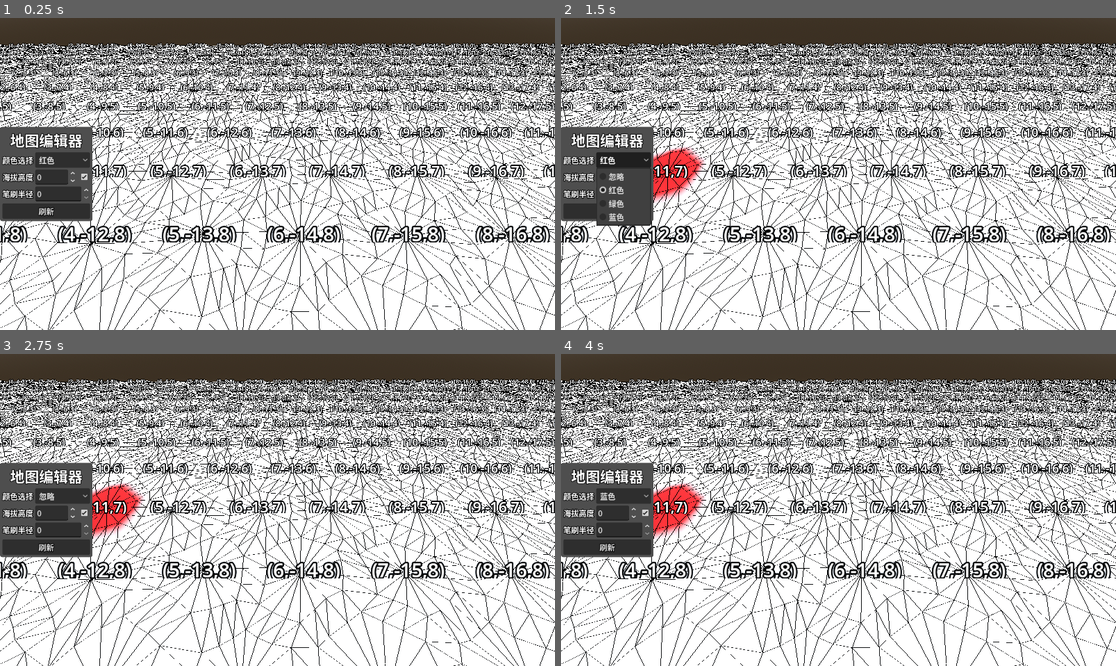
Above: before the commit, frames 1-4 (two rows, left to right).
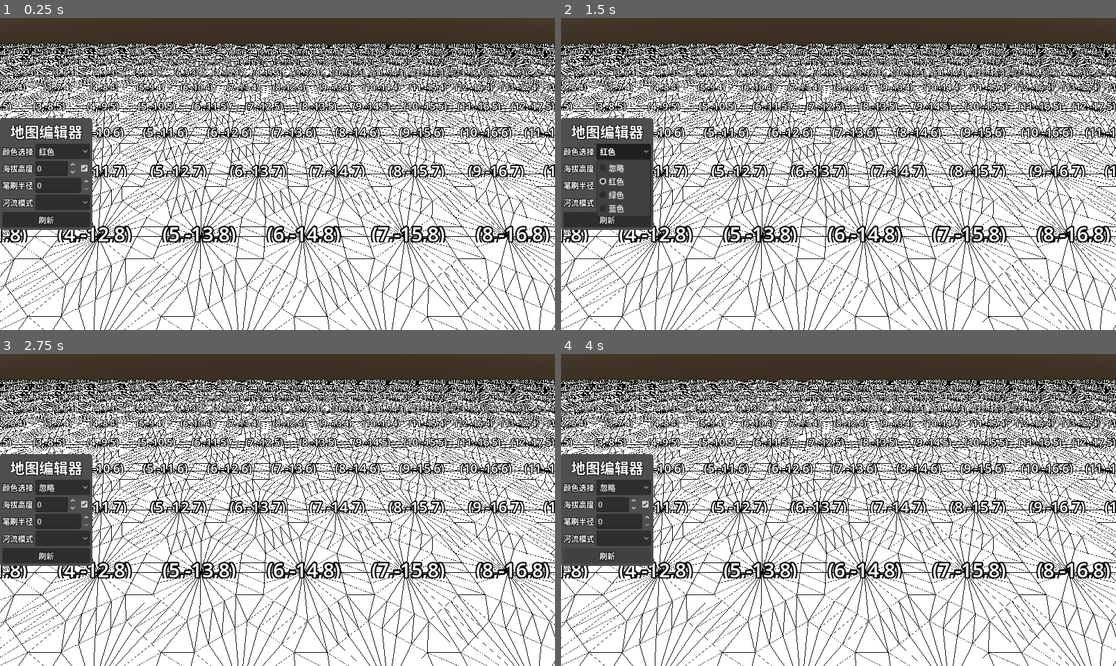
Above: after the commit, the same moments.

Repository: LiGameAcademy/godot_hex_map
Game: Godot game, scene res://scenes/main.tscn
The game is run twice, just before and just after one commit, with the same random seed, the same clock (stepped at 60 frames per second) and the same inputs.
Inputs (mouse positions are in pixels of both pictures, inside the frame that each line leads up to; where the layout moved, square brackets give the same spot in the first picture):
- Up to frame 1 (0.25 s): no input
- Up to frame 2 (1.5 s): click (622, 202) at 0.52 s; click "红色" at 1.25 s
- Up to frame 3 (2.75 s): click (83, 503) [83, 513] at 2 s
- Up to frame 4 (4 s): click "忽略" at 2.75 s; click "刷新" at 3.5 s

The runs differ from the first frame. In frame 1, 21% of the frame differs, in the area x 0-100%, y 8-100%; in frame 2, 21%; in frame 3, 21%; in frame 4, 21%.

Commit message:
19-河流：编辑器与格间河床

Diff:
--- a/scenes/main.tscn
+++ b/scenes/main.tscn
@@ -28,6 +28,7 @@
 shadow_enabled = true
 
 [node name="HexGrid" parent="." unique_id=258472898 instance=ExtResource("1_o5qli")]
+noise = null
 
 [node name="HexMapCamera" parent="." unique_id=2101402743 node_paths=PackedStringArray("grid") instance=ExtResource("2_sugp2")]
 transform = Transform3D(1, 0, 0, 0, 1, 0, 0, 0, 1, 0, 57.87253, 0)
--- a/scripts/hex_cell.gd
+++ b/scripts/hex_cell.gd
@@ -35,6 +35,11 @@
 ## 入河 / 出河方向（沿着六边形 6 个方向之一）
 var incoming_river: HexDirection
 var outgoing_river: HexDirection
+
+## 获取河床的 Y 坐标
+var stream_bed_y: float:
+	get:
+		return (elevation + HexMetrics.STREAM_BED_ELEVATION_OFFSET) * HexMetrics.ELEVATION_STEP
 
 var chunk : HexGridChunk
 
--- a/scripts/hex_map_editor.gd
+++ b/scripts/hex_map_editor.gd
@@ -1,5 +1,7 @@
 extends Node
 class_name HexMapEditor
+
+enum RiverMode { IGNORE, ADD, REMOVE }
 
 @export var hex_grid: HexGrid
 # 可以在编辑器中编辑颜色
@@ -10,12 +12,16 @@
 }
 
 @export var active_color: int = 0 # 默认画笔红色
+@export var disable_color : bool = false
 ## 当前海拔等级
 @export var active_elevation: int = 0
+@export var disable_elevation : bool = false
 @export var brush_radius: int = 0
+@export var river_mode: RiverMode = RiverMode.IGNORE
 
-@export var disable_color : bool = false
-@export var disable_elevation : bool = false
+var _previous_cell: HexCell = null
+var _is_drag: bool = false
+var _drag_direction: HexCell.HexDirection
 
 signal active_color_changed(color: Color)
 signal color_disable_changed()
@@ -27,10 +33,17 @@
 	if not is_instance_valid(hex_grid):
 		return
 
-	if event is InputEventMouseButton and event.pressed:
-		if event.button_index == MOUSE_BUTTON_LEFT:
-			_handle_click(event.position)
-
+	if event is InputEventMouseButton and event.button_index == MOUSE_BUTTON_LEFT:
+		if event.pressed:
+			# 按下时：视为新一次操作，不当作拖拽；只刷当前格（颜色/海拔），河流不生效
+			_is_drag = false
+			_handle_click_or_drag(event.position, false)
+		else:
+			_previous_cell = null
+			_is_drag = false
+	elif event is InputEventMouseMotion and (event.button_mask & MOUSE_BUTTON_MASK_LEFT) != 0:
+		# 左键按住并移动：才可能算作拖拽，此时再根据 _previous_cell 与当前格判断是否画河
+		_handle_click_or_drag(event.position, true)
 	# 按 1、2、3 切换颜色
 	#elif event is InputEventKey and event.pressed:
 		#match event.keycode:
@@ -74,7 +87,7 @@
 func refresh() -> void:
 	hex_grid.refresh()
 
-func _handle_click(mouse_pos: Vector2) -> void:
+func _handle_click_or_drag(mouse_pos: Vector2, from_motion: bool = false) -> void:
 	var camera := get_viewport().get_camera_3d()
 	if not is_instance_valid(camera):
 		push_error("HexMapEditor: camera is null")
@@ -89,12 +102,21 @@
 		return
 
 	var coords := HexCoordinates.from_position(hit_position)
-	var center_cell : HexCell = hex_grid.get_cell(coords)
-	if not is_instance_valid(center_cell):
-		push_error("HexMapEditor: cell is not valid!")
+	var current_cell : HexCell = hex_grid.get_cell(coords)
+	if not is_instance_valid(current_cell):
+		#push_error("HexMapEditor: cell is not valid!")
+		_previous_cell = null
+		_is_drag = false
 		return
 
-	_edit_cells(center_cell)
+	# 只有“按住左键并移动”时，才把“从上一格拖到当前格”当作拖拽并校验河流方向；单纯点击不触发河流
+	if from_motion and _previous_cell != null and _previous_cell != current_cell:
+		_validate_drag(current_cell)
+	else:
+		_is_drag = false
+
+	_edit_cells(current_cell)
+	_previous_cell = current_cell
 
 func _edit_cells(center: HexCell) -> void:
 	if not is_instance_valid(center):
@@ -103,7 +125,7 @@
 
 	# 半径 0：只改中心格子
 	if brush_radius <= 0:
-		_edit_cell(center)
+		_edit_cell(center, center)
 		return
 
 	var center_coords := center.coordinates
@@ -119,13 +141,32 @@
 			var coords := HexCoordinates.new(nx, nz)
 			var cell := hex_grid.get_cell(coords)
 			if is_instance_valid(cell):
-				_edit_cell(cell)
+				_edit_cell(cell, center)
 
-func _edit_cell(cell: HexCell) -> void:
+func _edit_cell(cell: HexCell, drag_center: HexCell = null) -> void:
 	if not is_instance_valid(cell):
 		push_error("HexMapEditor: cell is null")
 		return
+
+	match river_mode:
+		RiverMode.IGNORE:
+			pass
+		RiverMode.REMOVE:
+			cell.remove_river()
+		RiverMode.ADD:
+			if _is_drag and _previous_cell != null and cell == drag_center:
+				_previous_cell.set_outgoing_river(_drag_direction)
+
 	if not disable_color:
 		cell.color = colors.values()[active_color]
 	if not disable_elevation:
 		cell.elevation = active_elevation
+
+func _validate_drag(current_cell: HexCell) -> void:
+	_is_drag = false
+	for d in HexCell.HexDirection.values():
+		var neighbor := _previous_cell.get_neighbor(d)
+		if neighbor == current_cell:
+			_is_drag = true
+			_drag_direction = d
+			return
--- a/scripts/hex_mesh.gd
+++ b/scripts/hex_mesh.gd
@@ -36,13 +36,12 @@
 	var v1 := center + HexMetrics.get_first_solid_corner(direction)
 	var v2 := center + HexMetrics.get_second_solid_corner(direction)
 
-	#var e1 := v1.lerp(v2, 1.0 / 3.0)
-	#var e2 := v1.lerp(v2, 2.0 / 3.0)
-
-	#_add_triangle([center, v1, e1], [cell.color, cell.color, cell.color])
-	#_add_triangle([center, e1, e2], [cell.color, cell.color, cell.color])
-	#_add_triangle([center, e2, v2], [cell.color, cell.color, cell.color])
-	var edge := _make_edge(v1, v2)
+	var edge := _make_edge(v1, v2, 0.2)
+
+	# 有河时：只压低中间顶点，形成斜壁沟槽
+	if cell.has_river_through_edge(direction):
+		edge[2].y = cell.stream_bed_y
+
 	_triangulate_fan(center, edge, cell.color)
 
 	#_add_quad([v1, v2, v3, v4], [cell.color, cell.color, bridge_color, bridge_color])
@@ -59,7 +58,13 @@
 	var v3 := edge[0] + bridge
 	var v4 := edge[-1] + bridge
 
-	var edge2 := _make_edge(v3, v4)
+	var edge2 := _make_edge(v3, v4, 0.2)
+
+	# 有河时：只压低中间顶点，形成斜壁沟槽
+	if cell.has_river_through_edge(dir_index):
+		edge[2].y = cell.stream_bed_y
+		edge2[2].y = neighbor.stream_bed_y
+
 	if cell.get_edge_type(dir_index as HexCell.HexDirection) == HexMetrics.HexEdgeType.SLOPE:
 		_triangulate_edge_terraces(edge, edge2, cell, neighbor)
 	else:
--- a/scripts/hex_metrics.gd
+++ b/scripts/hex_metrics.gd
@@ -41,6 +41,9 @@
 ## 大地图分块：每块的格子数（X、Z），网格尺寸需为块尺寸的整数倍
 const CHUNK_SIZE_X := 5
 const CHUNK_SIZE_Z := 5
+
+## 河床相对格子海拔的高度偏移（负值表示比地面低）
+const STREAM_BED_ELEVATION_OFFSET: float = -1.0
 
 static var noise: FastNoiseLite
 
--- a/ui/hex_map_editor_panel.gd
+++ b/ui/hex_map_editor_panel.gd
@@ -4,6 +4,7 @@
 @onready var spin_box_elevation: SpinBox = %SpinBoxElevation
 @onready var check_box_elevation: CheckBox = %CheckBoxElevation
 @onready var spin_box_brush_size: SpinBox = %SpinBoxBrushSize
+@onready var option_button_river: OptionButton = %OptionButtonRiver
 @onready var refresh_button: Button = %RefreshButton
 
 ## 表现层：负责 UI 展示与交互输入，依赖 HexMapEditor 逻辑层的 API / signal
@@ -46,6 +47,10 @@
 		func(value: float) -> void:
 			editor.set_brush_radius(int(value))
 	)
+	option_button_river.item_selected.connect(
+		func(index : int) -> void:
+			editor.river_mode = index as HexMapEditor.RiverMode
+	)
 	refresh_button.pressed.connect(
 		func() -> void:
 			editor.refresh()
--- a/ui/hex_map_editor_panel.tscn
+++ b/ui/hex_map_editor_panel.tscn
@@ -113,6 +113,30 @@
 size_flags_horizontal = 3
 max_value = 10.0
 
+[node name="MarginContainer4" type="MarginContainer" parent="MarginContainer/VBoxContainer" unique_id=152368572]
+layout_mode = 2
+
+[node name="HBoxContainer" type="HBoxContainer" parent="MarginContainer/VBoxContainer/MarginContainer4" unique_id=1946762290]
+layout_mode = 2
+
+[node name="Label" type="Label" parent="MarginContainer/VBoxContainer/MarginContainer4/HBoxContainer" unique_id=934320753]
+layout_mode = 2
+theme_override_colors/font_outline_color = Color(0, 0, 0, 1)
+theme_override_constants/outline_size = 5
+text = "河流模式"
+
+[node name="OptionButtonRiver" type="OptionButton" parent="MarginContainer/VBoxContainer/MarginContainer4/HBoxContainer" unique_id=1342473937]
+unique_name_in_owner = true
+layout_mode = 2
+size_flags_horizontal = 3
+item_count = 3
+popup/item_0/text = "忽略"
+popup/item_0/id = 0
+popup/item_1/text = "添加"
+popup/item_1/id = 1
+popup/item_2/text = "移除"
+popup/item_2/id = 2
+
 [node name="RefreshButton" type="Button" parent="MarginContainer/VBoxContainer" unique_id=1925217280]
 unique_name_in_owner = true
 layout_mode = 2
